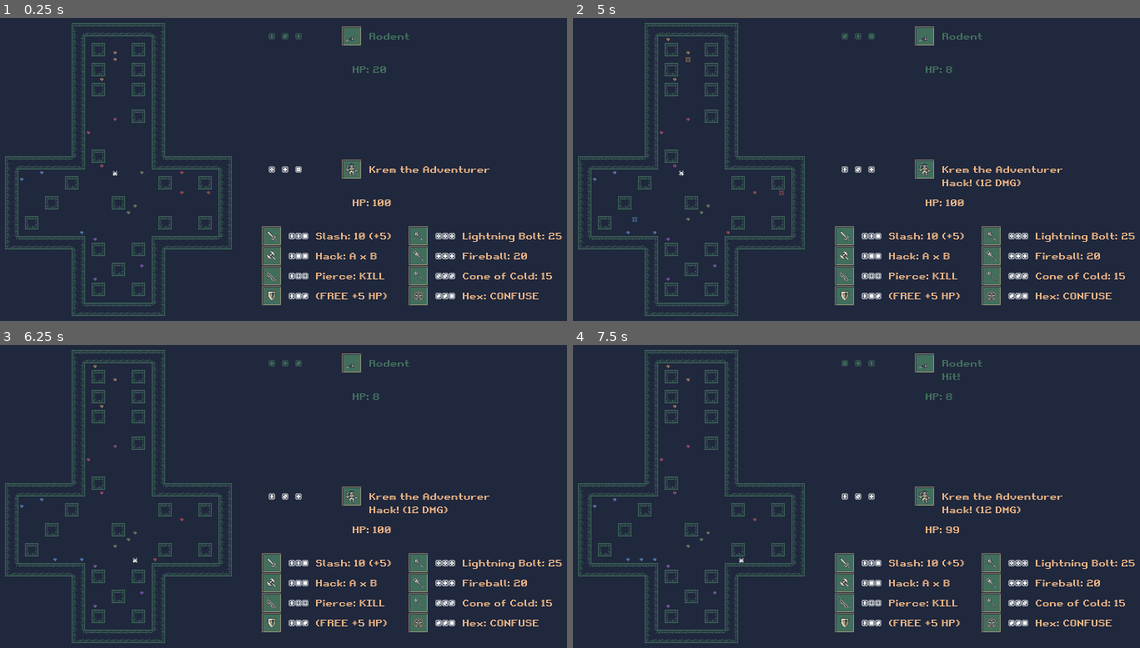
Above: before the commit, frames 1-4 (two rows, left to right).
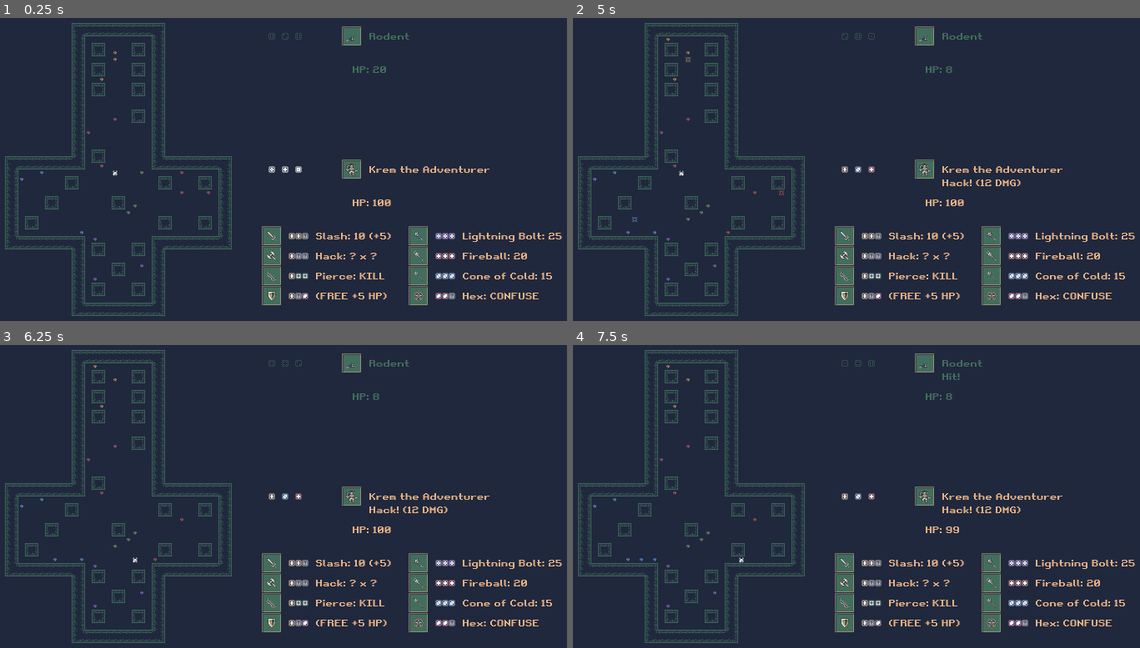
Above: after the commit, the same moments.

Repository: SLiV9/Die-Fiend
Game: Godot game, scene res://assets/level.tscn
Same seed, same stepped clock (60 frames per second), same inputs: the game is played once before the commit and once after it.
Inputs:
- Up to frame 1 (0.25 s): no input
- Up to frame 2 (5 s): tap Enter at 0.5, 2, 3.5 s; hold D (move_right) 0.53-1.28 s; hold Space (drop_item) 0.53-1.28 s; hold S (move_down) 1.28-2.03 s; tap Space (drop_item) at 1.35, 2.85, 4.35 s; hold D (move_right) 2.03-2.78 s; hold Space (drop_item) 2.03-2.78 s; hold W (move_up) 2.78-3.53 s; hold Space (drop_item) 3.53-4.28 s; hold A (move_left) from 3.53 s (still down)
- Up to frame 3 (6.25 s): release A (move_left) at 5.03 s; hold S (move_down) 5.03-5.78 s; hold Space (drop_item) 5.03-5.78 s; hold D (move_right) from 5.78 s (still down); tap Space (drop_item) at 5.85 s
- Up to frame 4 (7.5 s): release D (move_right) at 6.53 s; hold W (move_up) 6.53-7.28 s; hold Space (drop_item) 6.53-7.28 s; hold D (move_right) from 7.28 s (still down); tap Space (drop_item) at 7.35 s

The runs differ from the first frame. In frame 1, 0.4% of the frame differs, in the area x 19-81%, y 5-93%; in frame 2, 0.4%; in frame 3, 0.5%, in the area x 23-81%, y 5-93%; in frame 4, 0.4%.

Commit message:
Gave the dice some colors when thrown.

Diff:
--- a/assets/Ability.tscn
+++ b/assets/Ability.tscn
@@ -1,9 +1,8 @@
-[gd_scene load_steps=31 format=2]
+[gd_scene load_steps=15 format=2]
 
 [ext_resource path="res://assets/Die.tscn" type="PackedScene" id=1]
 [ext_resource path="res://assets/ability.gd" type="Script" id=2]
 [ext_resource path="res://assets/pixelfont.tres" type="DynamicFont" id=3]
-[ext_resource path="res://assets/1bitpack_kenney_monochrome_transparent_packed.png" type="Texture" id=4]
 [ext_resource path="res://assets/fantasy_tileset_Jerom_recolored.png" type="Texture" id=5]
 
 [sub_resource type="AtlasTexture" id=81]
@@ -71,75 +70,6 @@
 0/shapes = [  ]
 0/z_index = 0
 
-[sub_resource type="AtlasTexture" id=42]
-atlas = ExtResource( 4 )
-region = Rect2( 672, 224, 16, 16 )
-
-[sub_resource type="AtlasTexture" id=45]
-atlas = ExtResource( 4 )
-region = Rect2( 688, 224, 16, 16 )
-
-[sub_resource type="AtlasTexture" id=44]
-atlas = ExtResource( 4 )
-region = Rect2( 704, 224, 16, 16 )
-
-[sub_resource type="AtlasTexture" id=47]
-atlas = ExtResource( 4 )
-region = Rect2( 720, 224, 16, 16 )
-
-[sub_resource type="AtlasTexture" id=46]
-atlas = ExtResource( 4 )
-region = Rect2( 736, 224, 16, 16 )
-
-[sub_resource type="AtlasTexture" id=43]
-atlas = ExtResource( 4 )
-region = Rect2( 752, 224, 16, 16 )
-
-[sub_resource type="AtlasTexture" id=35]
-atlas = ExtResource( 4 )
-region = Rect2( 672, 240, 16, 16 )
-
-[sub_resource type="AtlasTexture" id=36]
-atlas = ExtResource( 4 )
-region = Rect2( 688, 240, 16, 16 )
-
-[sub_resource type="AtlasTexture" id=37]
-atlas = ExtResource( 4 )
-region = Rect2( 704, 240, 16, 16 )
-
-[sub_resource type="AtlasTexture" id=38]
-atlas = ExtResource( 4 )
-region = Rect2( 720, 240, 16, 16 )
-
-[sub_resource type="AtlasTexture" id=39]
-atlas = ExtResource( 4 )
-region = Rect2( 736, 240, 16, 16 )
-
-[sub_resource type="AtlasTexture" id=40]
-atlas = ExtResource( 4 )
-region = Rect2( 752, 240, 16, 16 )
-
-[sub_resource type="AtlasTexture" id=90]
-atlas = ExtResource( 4 )
-region = Rect2( 624, 240, 16, 16 )
-
-[sub_resource type="AtlasTexture" id=91]
-atlas = ExtResource( 4 )
-region = Rect2( 656, 240, 16, 16 )
-
-[sub_resource type="SpriteFrames" id=41]
-animations = [ {
-"frames": [ SubResource( 42 ), SubResource( 45 ), SubResource( 44 ), SubResource( 47 ), SubResource( 46 ), SubResource( 43 ) ],
-"loop": true,
-"name": "empty",
-"speed": 10.0
-}, {
-"frames": [ SubResource( 35 ), SubResource( 36 ), SubResource( 37 ), SubResource( 38 ), SubResource( 39 ), SubResource( 40 ), SubResource( 90 ), SubResource( 91 ) ],
-"loop": true,
-"name": "filled",
-"speed": 10.0
-} ]
-
 [node name="Ability" type="AnimatedSprite"]
 position = Vector2( 608, 480 )
 frames = SubResource( 89 )
@@ -170,12 +100,13 @@
 
 [node name="Die1" parent="." instance=ExtResource( 1 )]
 position = Vector2( 48, 0 )
-frames = SubResource( 41 )
+animation = "colored"
+frame = 2
 
 [node name="Die2" parent="." instance=ExtResource( 1 )]
 position = Vector2( 64, 0 )
-frames = SubResource( 41 )
+animation = "colored"
 
 [node name="Die3" parent="." instance=ExtResource( 1 )]
 position = Vector2( 80, 0 )
-frames = SubResource( 41 )
+animation = "colored"
--- a/assets/Die.tscn
+++ b/assets/Die.tscn
@@ -1,7 +1,8 @@
-[gd_scene load_steps=16 format=2]
+[gd_scene load_steps=25 format=2]
 
 [ext_resource path="res://assets/1bitpack_kenney_monochrome_transparent_packed.png" type="Texture" id=1]
 [ext_resource path="res://assets/die.gd" type="Script" id=2]
+[ext_resource path="res://assets/dice_colored.png" type="Texture" id=3]
 
 [sub_resource type="AtlasTexture" id=42]
 atlas = ExtResource( 1 )
@@ -26,6 +27,38 @@
 [sub_resource type="AtlasTexture" id=43]
 atlas = ExtResource( 1 )
 region = Rect2( 752, 224, 16, 16 )
+
+[sub_resource type="AtlasTexture" id=48]
+atlas = ExtResource( 3 )
+region = Rect2( 48, 0, 16, 16 )
+
+[sub_resource type="AtlasTexture" id=49]
+atlas = ExtResource( 3 )
+region = Rect2( 64, 0, 16, 16 )
+
+[sub_resource type="AtlasTexture" id=50]
+atlas = ExtResource( 3 )
+region = Rect2( 80, 0, 16, 16 )
+
+[sub_resource type="AtlasTexture" id=51]
+atlas = ExtResource( 3 )
+region = Rect2( 96, 0, 16, 16 )
+
+[sub_resource type="AtlasTexture" id=52]
+atlas = ExtResource( 3 )
+region = Rect2( 112, 0, 16, 16 )
+
+[sub_resource type="AtlasTexture" id=53]
+atlas = ExtResource( 3 )
+region = Rect2( 128, 0, 16, 16 )
+
+[sub_resource type="AtlasTexture" id=54]
+atlas = ExtResource( 3 )
+region = Rect2( 0, 0, 16, 16 )
+
+[sub_resource type="AtlasTexture" id=55]
+atlas = ExtResource( 3 )
+region = Rect2( 32, 0, 16, 16 )
 
 [sub_resource type="AtlasTexture" id=35]
 atlas = ExtResource( 1 )
@@ -58,15 +91,20 @@
 "name": "empty",
 "speed": 10.0
 }, {
+"frames": [ SubResource( 48 ), SubResource( 49 ), SubResource( 50 ), SubResource( 51 ), SubResource( 52 ), SubResource( 53 ), SubResource( 54 ), SubResource( 55 ) ],
+"loop": true,
+"name": "colored",
+"speed": 5.0
+}, {
 "frames": [ SubResource( 35 ), SubResource( 36 ), SubResource( 37 ), SubResource( 38 ), SubResource( 39 ), SubResource( 40 ) ],
 "loop": true,
-"name": "filled",
+"name": "rolling",
 "speed": 10.0
 } ]
 
 [node name="Die" type="AnimatedSprite"]
 position = Vector2( 864, 368 )
 frames = SubResource( 41 )
-animation = "filled"
+animation = "rolling"
 script = ExtResource( 2 )
 is_rolling = true
--- a/assets/die.gd
+++ b/assets/die.gd
@@ -22,9 +22,13 @@
 
 func roll():
 	is_rolling = true
+	if animation == "colored":
+		animation = "rolling"
 
 func hold(weights):
 	is_rolling = false
+	if animation == "rolling":
+		animation = "colored"
 	frame = randi() % 6
 	var total_weight = 0
 	for w in weights:
--- a/assets/level.tscn
+++ b/assets/level.tscn
@@ -415,7 +415,7 @@
 
 [node name="Level" type="Node2D"]
 script = ExtResource( 4 )
-room_colors = [ Color( 0.568627, 0.643137, 0.478431, 1 ), Color( 0.831373, 0.372549, 0.541176, 1 ), Color( 0.4459, 0.639275, 0.91, 1 ), Color( 0.86, 0.3698, 0.3698, 1 ), Color( 0.643592, 0.4505, 0.85, 1 ), Color( 0.878431, 0.643137, 0.431373, 1 ) ]
+room_colors = [ Color( 0.568627, 0.643137, 0.478431, 1 ), Color( 0.831373, 0.372549, 0.541176, 1 ), Color( 0.447059, 0.639216, 0.909804, 1 ), Color( 0.858824, 0.368627, 0.368627, 1 ), Color( 0.643137, 0.45098, 0.85098, 1 ), Color( 0.878431, 0.643137, 0.431373, 1 ) ]
 
 [node name="Camera2D" type="Camera2D" parent="."]
 position = Vector2( 640, 320 )
@@ -441,7 +441,6 @@
 [node name="AnimatedSprite" type="AnimatedSprite" parent="Gremlin"]
 frames = SubResource( 2 )
 animation = "idle"
-frame = 1
 playing = true
 offset = Vector2( 0, -1 )
 
@@ -592,12 +591,15 @@
 
 [node name="Die1" parent="Monster/MonsterRoller" instance=ExtResource( 9 )]
 position = Vector2( 608, 320 )
+animation = "empty"
 
 [node name="Die2" parent="Monster/MonsterRoller" instance=ExtResource( 9 )]
 position = Vector2( 640, 320 )
+animation = "empty"
 
 [node name="Die3" parent="Monster/MonsterRoller" instance=ExtResource( 9 )]
 position = Vector2( 672, 320 )
+animation = "empty"
 
 [node name="Hero" type="AnimatedSprite" parent="."]
 position = Vector2( 800, 320 )
@@ -665,7 +667,6 @@
 }
 
 [node name="Roller" type="Node2D" parent="Hero"]
-modulate = Color( 0.984314, 0.968627, 0.952941, 1 )
 position = Vector2( -800, -320 )
 script = ExtResource( 11 )
 initial_roll_duration = 0.0
@@ -686,7 +687,7 @@
 [node name="Ability2" parent="." instance=ExtResource( 15 )]
 position = Vector2( 608, 528 )
 frame = 1
-description = "Hack: A x B"
+description = "Hack: ? x ?"
 
 [node name="Ability3" parent="." instance=ExtResource( 15 )]
 position = Vector2( 608, 576 )
Binary file added: assets/dice_colored.png
Not shown, added: assets/dice_colored.png.import
